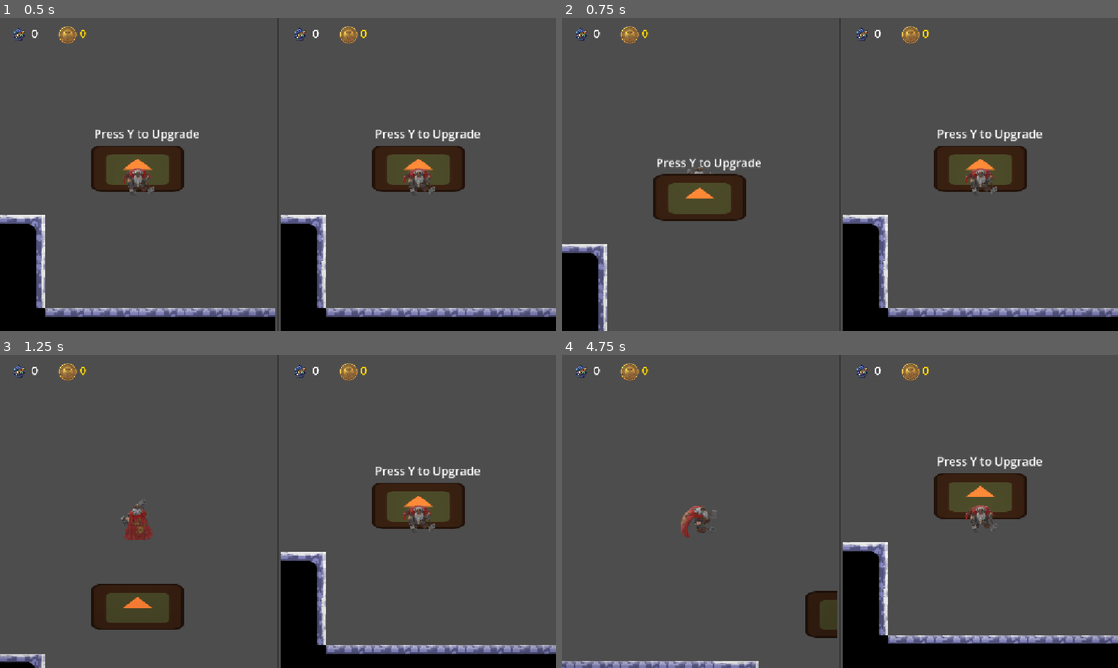
Above: before the commit, frames 1-4 (two rows, left to right).
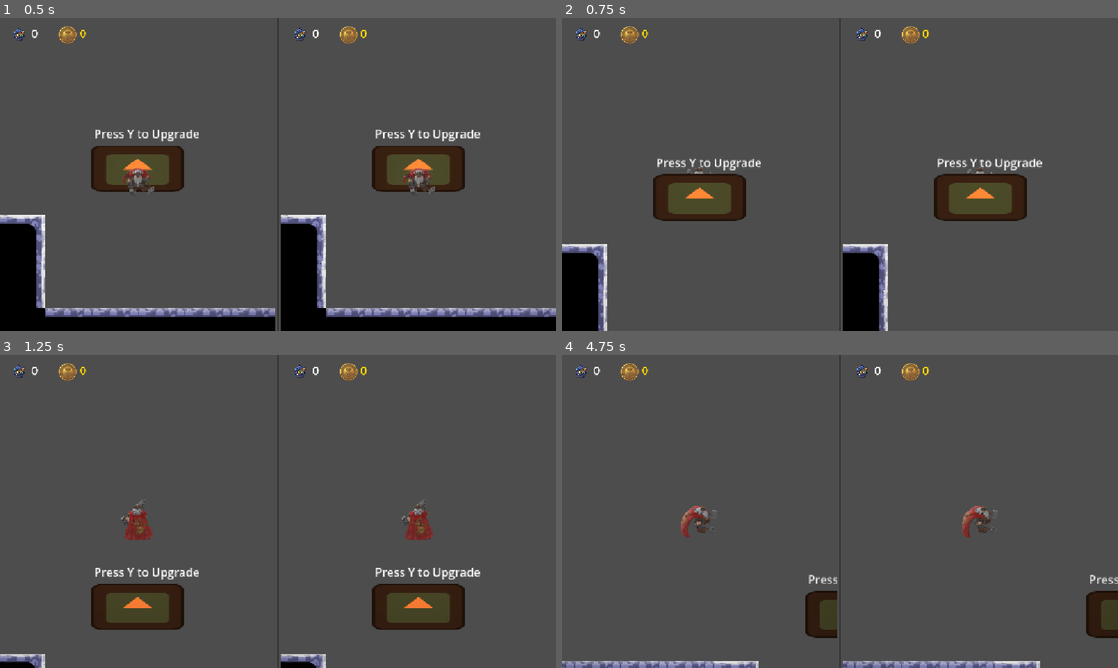
Above: after the commit, the same moments.

Repository: Sippos/MineWar
Game: Godot game, scene res://vs_mode.tscn
Same seed, same stepped clock (60 frames per second), same inputs: the game is played once before the commit and once after it. This scene is started directly instead of the project's main scene. The engine's default icon, where the game draws it, is replaced by a stand-in: a white triangle on a blue panel in a dark square.
Inputs:
- Up to frame 1 (0.5 s): no input
- Up to frame 2 (0.75 s): tap Y at 0.5 s; hold W (p1_up) from 0.53 s (still down); tap Q (p1_drop) at 0.6 s
- Up to frame 3 (1.25 s): keep holding W (p1_up)
- Up to frame 4 (4.75 s): tap Y every 0.75 s from 1.25 to 4.25 s; tap Space (p1_grab) at 1.35 s; release W (p1_up) at 2.03 s; hold A (p1_left) 2.03-3.53 s; tap E (p1_interact) at 2.1 s; tap R (p1_stomp) at 2.85 s; hold S (p1_down) 3.53-4.28 s; tap Down (p2_down) at 3.6 s; hold D (p1_right) from 4.28 s (still down); tap Shift (p2_drop) at 4.35 s

Frame 1 is identical in both runs. In frame 2, 8.1% of the frame differs, in the area x 50-100%, y 35-100%; in frame 3, 12%, in the area x 17-100%, y 35-100%; in frame 4, 11%.
Error after the commit: Parse Error: Too many arguments for "get()" call. Expected at most 1 but received 2. (res://base.gd:46)

Commit message:
Fix Godot HTML5 player_id bug causing InputMap crash

Diff:
--- a/base.gd
+++ b/base.gd
@@ -43,7 +43,7 @@
 		prompt.visible = false
 
 func _input(event: InputEvent) -> void:
-	if player_in_zone and event.is_action_pressed("p%d_interact" % get_parent().player_id):
+	if player_in_zone and event.is_action_pressed("p%d_interact" % get_parent().get("player_id", 1)):
 		upgrade_requested.emit()
 
 func take_damage(amount: int) -> void:
--- a/player.gd
+++ b/player.gd
@@ -1,4 +1,6 @@
 extends CharacterBody2D
+
+var player_id: int = 1
 
 var agility = 1
 var strength = 1
@@ -79,13 +81,13 @@
 	nearby_gems.erase(gem)
 
 func _input(event: InputEvent) -> void:
-	if event.is_action_pressed("p%d_grab" % get_parent().player_id):
+	if event.is_action_pressed("p%d_grab" % player_id):
 		for gem in nearby_gems:
 			if is_instance_valid(gem) and not carried_gems.has(gem):
 				if gem.has_method("tether_to"):
 					gem.tether_to(self)
 				carried_gems.append(gem)
-	elif event.is_action_pressed("p%d_drop" % get_parent().player_id):
+	elif event.is_action_pressed("p%d_drop" % player_id):
 		for gem in carried_gems:
 			if is_instance_valid(gem) and gem.has_method("untether"):
 				gem.untether()
@@ -165,7 +167,7 @@
 	if stomp_cooldown_timer > 0.0:
 		stomp_cooldown_timer -= delta
 
-	if Input.is_action_just_pressed("p%d_stomp" % get_parent().player_id) and stomp_level > 0 and stomp_cooldown_timer <= 0.0:
+	if Input.is_action_just_pressed("p%d_stomp" % player_id) and stomp_level > 0 and stomp_cooldown_timer <= 0.0:
 		perform_stomp()
 
 	if is_dead:
@@ -183,8 +185,8 @@
 
 	var direction = Vector2.ZERO
 	if can_move:
-		direction.x = Input.get_axis("p%d_left" % get_parent().player_id, "p%d_right" % get_parent().player_id)
-		direction.y = Input.get_axis("p%d_up" % get_parent().player_id, "p%d_down" % get_parent().player_id)
+		direction.x = Input.get_axis("p%d_left" % player_id, "p%d_right" % player_id)
+		direction.y = Input.get_axis("p%d_up" % player_id, "p%d_down" % player_id)
 
 	if direction.length() > 0:
 		direction = direction.normalized()
@@ -269,10 +271,10 @@
 
 func handle_digging(delta: float) -> void:
 	var input_dir = Vector2.ZERO
-	if Input.is_action_pressed("p%d_right" % get_parent().player_id): input_dir.x += 1
-	elif Input.is_action_pressed("p%d_left" % get_parent().player_id): input_dir.x -= 1
-	elif Input.is_action_pressed("p%d_down" % get_parent().player_id): input_dir.y += 1
-	elif Input.is_action_pressed("p%d_up" % get_parent().player_id): input_dir.y -= 1
+	if Input.is_action_pressed("p%d_right" % player_id): input_dir.x += 1
+	elif Input.is_action_pressed("p%d_left" % player_id): input_dir.x -= 1
+	elif Input.is_action_pressed("p%d_down" % player_id): input_dir.y += 1
+	elif Input.is_action_pressed("p%d_up" % player_id): input_dir.y -= 1
 
 	var active_ray: RayCast2D = null
 
--- a/world.gd
+++ b/world.gd
@@ -30,6 +30,7 @@
 			get_tree().root.add_child(pause_menu)
 
 func _ready() -> void:
+	$Player.player_id = player_id
 	_add_wasd_input()
 
 	astar = AStarGrid2D.new()
